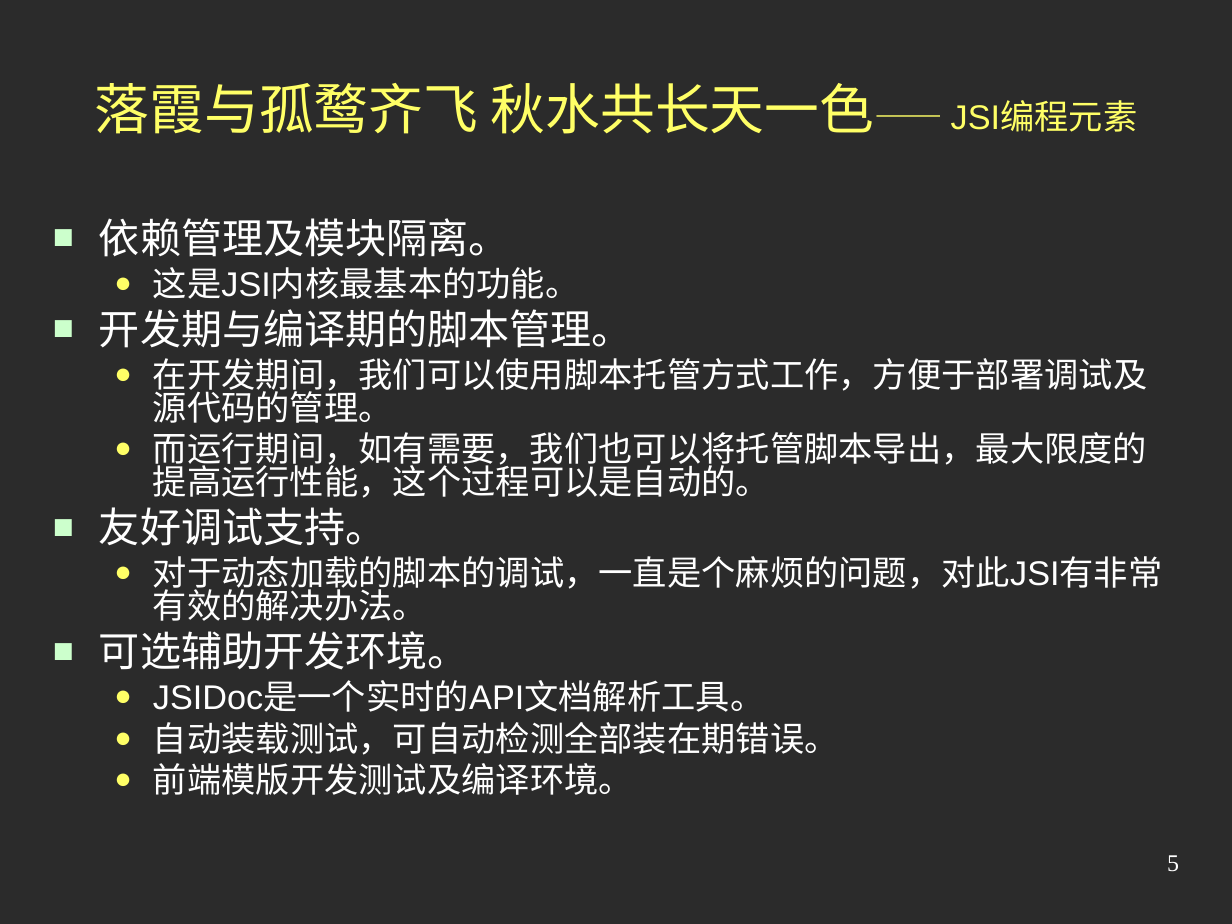
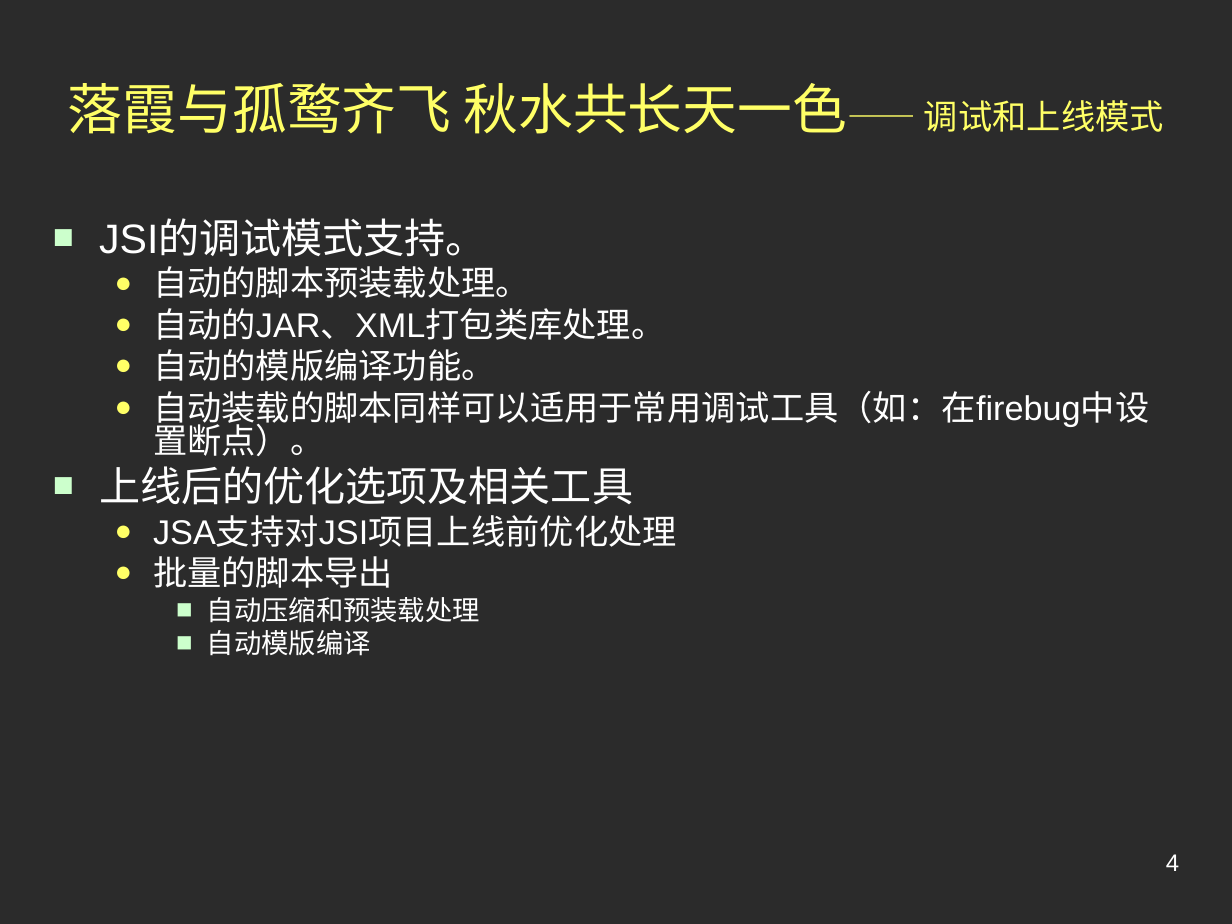
Before and after one commit to austgl/jsi, a slide deck: slide 4 of JSI2/web/doc/Preview2.ppt (slide 5 before the commit). Drawn at 1232x924 pixels with LibreOffice and Linux fonts; fonts in the diff are those of the drawing; background and template pictures are left out; a plain dark background stands for a picture behind light text. Boxes give left, top, right and bottom in pixels: in the first picture for what was removed or moved away, otherwise in the second. Text is boxed around its words. In the diff, an @@ line names an element or a change of style, - is before the commit and + after.

```diff
--- a/JSI2/web/doc/Preview2.ppt
+++ b/JSI2/web/doc/Preview2.ppt
@@ title at (x1=68, y1=83, x2=1164, y2=134): text changed @@
-落霞与孤鹜齐飞 秋水共长天一色—— JSI编程元素
+落霞与孤鹜齐飞 秋水共长天一色—— 调试和上线模式
@@ text at (x1=99, y1=220, x2=1149, y2=656): text changed @@
-■ 依赖管理及模块隔离。
-  ● 这是JSI内核最基本的功能。
-■ 开发期与编译期的脚本管理。
-  ● 在开发期间，我们可以使用脚本托管方式工作，方便于部署调试及源代码的管理。
-  ● 而运行期间，如有需要，我们也可以将托管脚本导出，最大限度的提高运行性能，这个过程可以是自动的。
-■ 友好调试支持。
-  ● 对于动态加载的脚本的调试，一直是个麻烦的问题，对此JSI有非常有效的解决办法。
-■ 可选辅助开发环境。
-  ● JSIDoc是一个实时的API文档解析工具。
-  ● 自动装载测试，可自动检测全部装在期错误。
-  ● 前端模版开发测试及编译环境。
+■ JSI的调试模式支持。
+  ● 自动的脚本预装载处理。
+  ● 自动的JAR、XML打包类库处理。
+  ● 自动的模版编译功能。
+  ● 自动装载的脚本同样可以适用于常用调试工具（如：在firebug中设置断点）。
+■ 上线后的优化选项及相关工具
+  ● JSA支持对JSI项目上线前优化处理
+  ● 批量的脚本导出
+    ■ 自动压缩和预装载处理
+    ■ 自动模版编译
@@ page number at (x1=1166, y1=854, x2=1179, y2=871): text changed; font Times New Roman to Arial @@
-5
+4
```
Also in this commit, not shown: 5 other slides changed, 2 slides removed.
